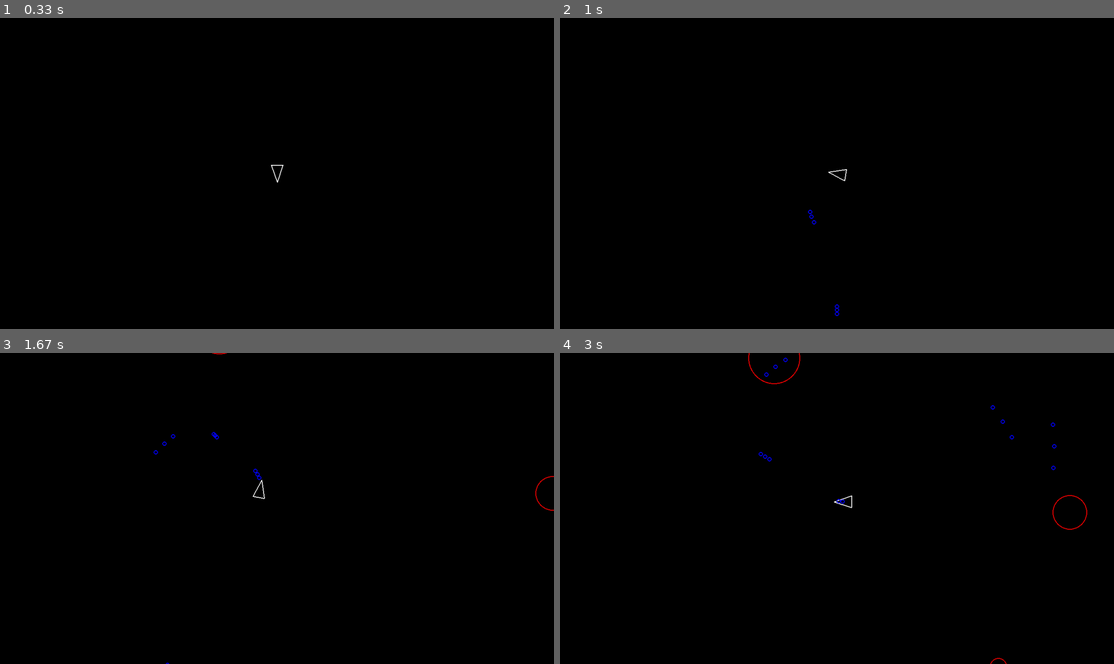
Above: before the commit, frames 1-4 (two rows, left to right).
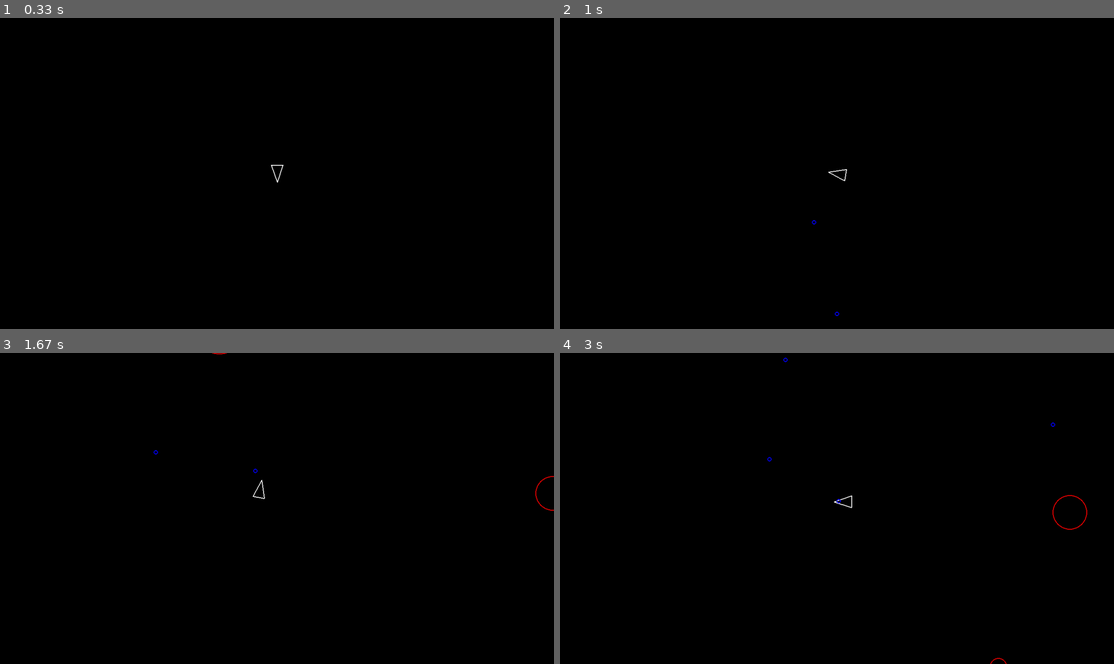
Above: after the commit, the same moments.

Repository: flymolo42/pygame-asteroids
Game: pygame game, started from main.py
The game is run twice, just before and just after one commit, with the same random seed, the same clock (stepped at 60 frames per second) and the same inputs.
Inputs:
- Up to frame 1 (0.33 s): no input
- Up to frame 2 (1 s): tap Space at 0.33, 0.73 s; hold D from 0.67 s (still down)
- Up to frame 3 (1.67 s): tap Space at 1.03, 1.23, 1.57 s; release D at 1.13 s; hold W 1.17-1.47 s; hold D from 1.5 s (still down)
- Up to frame 4 (3 s): tap Space at 1.87, 2.07, 2.37, 2.63, 2.97 s; release D at 1.97 s; hold A 2-2.53 s; hold S 2.57-2.87 s; hold A from 2.9 s (still down)

Frame 1 is identical in both runs. In frame 2, less than 0.1% of the frame differs, in the area x 44-51%, y 61-95%; in frame 3, less than 0.1%; in frame 4, 0.2%, in the area x 33-90%, y 0-49%.

Commit message:
rate of fire and asteroid destruction

Diff:
--- a/constants.py
+++ b/constants.py
@@ -10,3 +10,4 @@
 PLAYER_SPEED = 200
 SHOT_RADIUS = 5
 PLAYER_SHOOT_SPEED=500
+SHOT_COOLDOWN=0.3
--- a/main.py
+++ b/main.py
@@ -32,6 +32,10 @@
             if asteroid.collides(player):
                 print("Game Over!")
                 return
+            for shot in shots:
+                if asteroid.collides(shot):
+                    shot.kill()
+                    asteroid.kill()
 
         for todraw in drawable:
             todraw.draw(screen)
--- a/player.py
+++ b/player.py
@@ -7,6 +7,8 @@
     def __init__(self,x,y):
         super().__init__(x,y,PLAYER_RADIUS)
         self.rotation=0
+        self.shot_cooldown=SHOT_COOLDOWN
+
     # in the player class
     def triangle(self):
         forward = pygame.Vector2(0, 1).rotate(self.rotation)
@@ -29,6 +31,7 @@
         bullet.velocity= pygame.Vector2(0, 1).rotate(self.rotation) * PLAYER_SHOOT_SPEED
 
     def update(self, dt):
+        self.shot_cooldown-=dt
         keys = pygame.key.get_pressed()
         if keys[pygame.K_a]:
             self.rotate(-dt)
@@ -39,4 +42,6 @@
         if keys[pygame.K_s]:
             self.move(-dt)
         if keys[pygame.K_SPACE]:
-            self.shoot()
+            if self.shot_cooldown <=0:
+                self.shoot()
+                self.shot_cooldown=SHOT_COOLDOWN
